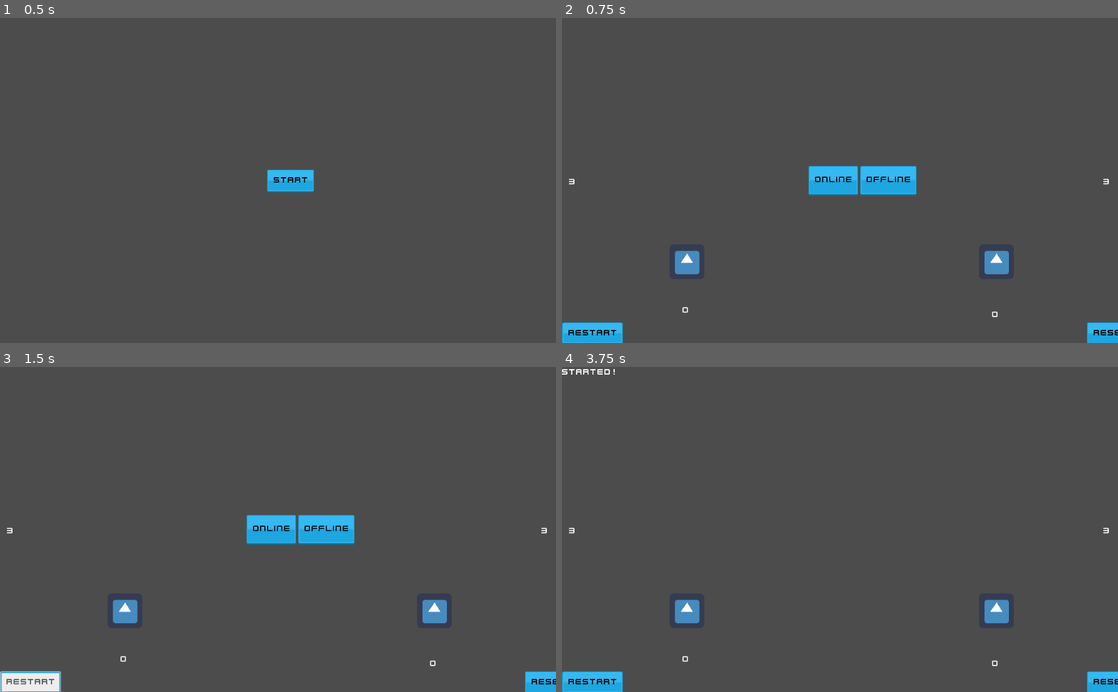
Above: before the commit, frames 1-4 (two rows, left to right).
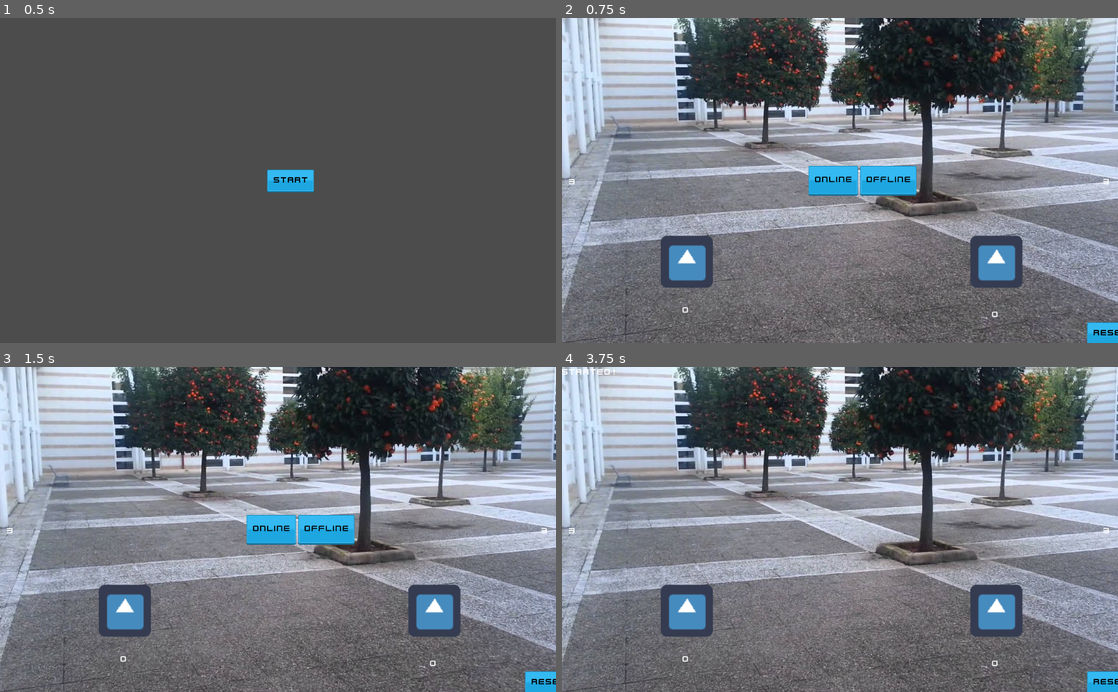
Above: after the commit, the same moments.

Repository: FrachLouz/Project_UCOFighters
Game: Godot game, scene res://src/StartScreen.tscn
Same seed, same stepped clock (60 frames per second), same inputs: the game is played once before the commit and once after it. The engine's default icon, where the game draws it, is replaced by a stand-in: a white triangle on a blue panel in a dark square.
Inputs (mouse positions are in pixels of both pictures, inside the frame that each line leads up to):
- Up to frame 1 (0.5 s): no input
- Up to frame 2 (0.75 s): click "START" at 0.5 s
- Up to frame 3 (1.5 s): click (27, 682) at 1.25 s, where only the run before the commit has a clickable "Restart"
- Up to frame 4 (3.75 s): click (589, 682) at 2 s, where only the run before the commit has a clickable "Restart"; click (589, 682) at 2.75 s, where only the run before the commit has a clickable "Restart"; click "OFFLINE" at 3.5 s

Frame 1 is identical in both runs. In frame 2, 83% of the frame differs, in the area x 0-100%, y 0-100%; in frame 3, 83%; in frame 4, 85%.

Commit message:
Retoques a la framedata

Diff:
--- a/project.godot
+++ b/project.godot
@@ -40,6 +40,10 @@
 
 SyncManager="*res://addons/godot-rollback-netcode/SyncManager.gd"
 SyncDebugger="*res://addons/godot-rollback-netcode/SyncDebugger.gd"
+
+[display]
+
+window/stretch/mode="viewport"
 
 [editor_plugins]
 
--- a/src/Attacks/Kick.tscn
+++ b/src/Attacks/Kick.tscn
@@ -5,26 +5,26 @@
 [ext_resource path="res://icon.png" type="Texture" id=3]
 
 [sub_resource type="RectangleShape2D" id=1]
-extents = Vector2( 46, 62 )
+extents = Vector2( 114, 99 )
 
 [node name="Kick" type="Area2D" groups=["hurtbox", "network_sync"]]
 script = ExtResource( 2 )
 
 [node name="AttackVisualBox" type="Sprite" parent="."]
-position = Vector2( 47, -61.75 )
-scale = Vector2( 1.46875, 1.94531 )
+position = Vector2( 116, -98.75 )
+scale = Vector2( 3.625, 3.10156 )
 texture = ExtResource( 3 )
 
 [node name="StartupTimer" type="Node" parent="."]
 script = ExtResource( 1 )
-wait_ticks = 15
+wait_ticks = 11
 
 [node name="KickTimer" type="Node" parent="."]
 script = ExtResource( 1 )
 wait_ticks = 35
 
 [node name="HurtboxCollision" type="CollisionShape2D" parent="."]
-position = Vector2( 47, -62 )
+position = Vector2( 115, -99 )
 shape = SubResource( 1 )
 
 [connection signal="timeout" from="StartupTimer" to="." method="_on_StartupTimer_timeout"]
--- a/src/Attacks/KickHitbox.gd
+++ b/src/Attacks/KickHitbox.gd
@@ -2,7 +2,6 @@
 
 onready var host_player = get_tree().get_root().get_node("Main/HostPlayer").get_path()
 onready var active_timer = $ActiveTimer
-onready var sprite_width = $AttackVisualBox.texture.get_width() * $AttackVisualBox.scale.x
 
 var player_path = null
 var killing_blow = true
@@ -14,8 +13,8 @@
 	if not data['inverse']:
 		global_position = data['position']
 	else:
-		global_position = Vector2(data['position'].x + abs(data['offset']-sprite_width), data['position'].y)
-
+		global_position = Vector2(data['position'].x + abs(data['offset']), data['position'].y)
+		scale.x = -1
 	active_timer.start()
 
 func _network_process(input:Dictionary):
--- a/src/Attacks/KickHitbox.tscn
+++ b/src/Attacks/KickHitbox.tscn
@@ -5,14 +5,14 @@
 [ext_resource path="res://src/Attacks/KickHitbox.gd" type="Script" id=3]
 
 [sub_resource type="RectangleShape2D" id=1]
-extents = Vector2( 39.5, 47 )
+extents = Vector2( 130.5, 137 )
 
 [node name="KickHitbox" type="Area2D" groups=["hitbox", "network_sync"]]
 script = ExtResource( 3 )
 
 [node name="AttackVisualBox" type="Sprite" parent="."]
-position = Vector2( 39, -46 )
-scale = Vector2( 1.21875, 1.46875 )
+position = Vector2( 130.812, -136.113 )
+scale = Vector2( 4.06836, 4.27771 )
 texture = ExtResource( 2 )
 
 [node name="ActiveTimer" type="Node" parent="."]
@@ -20,7 +20,7 @@
 wait_ticks = 2
 
 [node name="HitboxCollision" type="CollisionShape2D" parent="."]
-position = Vector2( 38.5, -46 )
+position = Vector2( 129.5, -136 )
 shape = SubResource( 1 )
 
 [connection signal="timeout" from="ActiveTimer" to="." method="_on_ActiveTimer_timeout"]
--- a/src/Attacks/Punch.tscn
+++ b/src/Attacks/Punch.tscn
@@ -7,14 +7,14 @@
 [sub_resource type="GDScript" id=1]
 
 [sub_resource type="RectangleShape2D" id=2]
-extents = Vector2( 83.5, 17.5 )
+extents = Vector2( 105.5, 26.5 )
 
 [node name="Punch" type="Area2D" groups=["hurtbox", "network_sync"]]
 script = ExtResource( 1 )
 
 [node name="AttackVisualBox" type="Sprite" parent="."]
-position = Vector2( 84, 0 )
-scale = Vector2( 2.625, 0.546875 )
+position = Vector2( 105.5, -7.75 )
+scale = Vector2( 3.29688, 0.789062 )
 texture = ExtResource( 3 )
 script = SubResource( 1 )
 
@@ -27,7 +27,7 @@
 wait_ticks = 25
 
 [node name="HurtboxCollision" type="CollisionShape2D" parent="."]
-position = Vector2( 84.5, 1.5 )
+position = Vector2( 106.5, -7.5 )
 shape = SubResource( 2 )
 
 [connection signal="timeout" from="StartupTimer" to="." method="_on_StartupTimer_timeout"]
--- a/src/Attacks/PunchHitbox.gd
+++ b/src/Attacks/PunchHitbox.gd
@@ -2,7 +2,6 @@
 
 onready var host_player = get_tree().get_root().get_node("Main/HostPlayer").get_path()
 onready var active_timer = $ActiveTimer
-onready var sprite_width = $AttackVisualBox.texture.get_width() * $AttackVisualBox.scale.x
 
 var player_path = null
 var killing_blow = false
@@ -14,8 +13,8 @@
 	if not data['inverse']:
 		global_position = data['position']
 	else:
-		global_position = Vector2(data['position'].x + abs(data['offset']-sprite_width), data['position'].y)
-
+		global_position = Vector2(data['position'].x + data['offset'], data['position'].y)
+		scale.x = -1
 	active_timer.start()
 
 func _network_process(input:Dictionary):
--- a/src/Attacks/PunchHitbox.tscn
+++ b/src/Attacks/PunchHitbox.tscn
@@ -5,23 +5,23 @@
 [ext_resource path="res://icon.png" type="Texture" id=3]
 
 [sub_resource type="RectangleShape2D" id=1]
-extents = Vector2( 76, 15.5 )
+extents = Vector2( 108.5, 27 )
 
 [node name="PunchHitbox" type="Area2D" groups=["hitbox", "network_sync"]]
 script = ExtResource( 1 )
 
 [node name="ActiveTimer" type="Node" parent="."]
 script = ExtResource( 2 )
-wait_ticks = 2
+wait_ticks = 7
 
 [node name="AttackVisualBox" type="Sprite" parent="."]
-position = Vector2( 76.5, 0.5 )
-scale = Vector2( 2.39062, 0.5 )
+position = Vector2( 108.5, -11.75 )
+scale = Vector2( 3.39062, 0.882812 )
 z_index = 1
 texture = ExtResource( 3 )
 
 [node name="HitboxCollision" type="CollisionShape2D" parent="."]
-position = Vector2( 76, 0.5 )
+position = Vector2( 108.5, -11 )
 shape = SubResource( 1 )
 
 [connection signal="timeout" from="ActiveTimer" to="." method="_on_ActiveTimer_timeout"]
--- a/src/Main.gd
+++ b/src/Main.gd
@@ -110,10 +110,6 @@
 	SyncManager.start()
 	$ClientPlayer.input_prefix = "player2_"
 
-
-func _on_RestartButton_pressed():
-	restart_game()
-
 func restart_game():
 	yield(get_tree().create_timer(0.2), "timeout")
 	$ClientPlayer.reset()
--- a/src/Main.tscn
+++ b/src/Main.tscn
@@ -1,8 +1,9 @@
-[gd_scene load_steps=5 format=2]
+[gd_scene load_steps=6 format=2]
 
 [ext_resource path="res://src/Main.gd" type="Script" id=1]
 [ext_resource path="res://src/Player/Player.tscn" type="PackedScene" id=2]
 [ext_resource path="res://src/Wall/Wall.tscn" type="PackedScene" id=3]
+[ext_resource path="res://maxresdefault-750769485.jpg" type="Texture" id=4]
 [ext_resource path="res://themes/kenneyUI-blue.tres" type="Theme" id=5]
 
 [node name="Main" type="Node2D"]
@@ -119,13 +120,6 @@
 margin_left = -106.0
 margin_bottom = 14.0
 text = "Regaining Sync..."
-
-[node name="RestartButton" type="Button" parent="CanvasLayer"]
-anchor_top = 1.0
-anchor_bottom = 1.0
-margin_top = -38.251
-margin_right = 66.3241
-text = "Restart"
 
 [node name="WinScreenLabel" type="Label" parent="CanvasLayer"]
 visible = false
@@ -196,12 +190,18 @@
 [node name="Wall2" parent="." instance=ExtResource( 3 )]
 position = Vector2( 1025, -2 )
 
+[node name="BackGround" type="CanvasLayer" parent="."]
+layer = -1
+
+[node name="BackGroundSprite" type="Sprite" parent="BackGround"]
+position = Vector2( 521, 247 )
+texture = ExtResource( 4 )
+
 [connection signal="pressed" from="CanvasLayer/MainMenu/OnlineButton" to="." method="_on_OnlineButton_pressed"]
 [connection signal="pressed" from="CanvasLayer/MainMenu/OfflineButton" to="." method="_on_OfflineButton_pressed"]
 [connection signal="pressed" from="CanvasLayer/ConnectionPanel/GridContainer/HostButton" to="." method="_on_HostButton_pressed"]
 [connection signal="pressed" from="CanvasLayer/ConnectionPanel/GridContainer/ClientButton" to="." method="_on_ClientButton_pressed"]
 [connection signal="pressed" from="CanvasLayer/ResetButton" to="." method="_on_ResetButton_pressed"]
-[connection signal="pressed" from="CanvasLayer/RestartButton" to="." method="_on_RestartButton_pressed"]
 [connection signal="game_lost" from="HostPlayer" to="." method="_on_HostPlayer_game_lost"]
 [connection signal="update_shield" from="HostPlayer" to="." method="_on_HostPlayer_update_shield"]
 [connection signal="game_lost" from="ClientPlayer" to="." method="_on_ClientPlayer_game_lost"]
--- a/src/Match.tscn
+++ b/src/Match.tscn
@@ -1,7 +1,6 @@
-[gd_scene load_steps=5 format=2]
+[gd_scene load_steps=4 format=2]
 
 [ext_resource path="res://src/Wall/Wall.tscn" type="PackedScene" id=1]
-[ext_resource path="res://maxresdefault-750769485.jpg" type="Texture" id=2]
 [ext_resource path="res://src/Player/Player.tscn" type="PackedScene" id=3]
 [ext_resource path="res://src/Match.gd" type="Script" id=4]
 
@@ -13,13 +12,6 @@
 [node name="Wall2" parent="." instance=ExtResource( 1 )]
 position = Vector2( 1025, -2 )
 
-[node name="BackGround" type="CanvasLayer" parent="."]
-layer = -1
-
-[node name="BackGroundSprite" type="Sprite" parent="BackGround"]
-position = Vector2( 521, 247 )
-texture = ExtResource( 2 )
-
 [node name="HostPlayer" parent="." instance=ExtResource( 3 )]
 position = Vector2( 230, 450 )
 
--- a/src/Player/Player.gd
+++ b/src/Player/Player.gd
@@ -8,6 +8,7 @@
 onready var hurtbox_shape = $HurtboxArea
 onready var hitstun_timer = $HitstunTimer
 onready var blockstun_timer = $BlockstunTimer
+onready var slide_timer = $SlideTimer
 onready var main = get_tree().get_root().get_node("Main")
 onready var player_path = self.get_path()
 
@@ -23,6 +24,8 @@
 var is_blockstun = false
 var is_blocking = false
 var shield_count = 3
+
+var sliding = false
 
 func _ready() -> void:
 	SyncManager.connect("scene_spawned", self, "_on_SyncManager_scene_spawned")
@@ -60,10 +63,17 @@
 			SyncManager.spawn("Punch", get_parent(), Punch, { position = global_position, player = self})
 
 		if input.get("attack", false) && is_cancelable:
+			slide()
 			SyncManager.spawn("Kick", get_parent(), Kick, {position = global_position, player = self})
 
 		if not _will_collide(motion) && not is_lock && not is_lock_kick && not is_hitstun && not is_blockstun:
 			position += motion
+
+		if sliding:
+			if player_path == "/root/Main/HostPlayer":
+				position += Vector2(1,0) * speed
+			else:
+				position += Vector2(-1,0) * speed
 
 func _will_collide(motion: Vector2) -> bool:
 	var space_state = get_world_2d().direct_space_state
@@ -72,7 +82,7 @@
 	var params = Physics2DShapeQueryParameters.new()
 	params.set_shape(shape)
 	params.set_transform(Transform2D(0, global_position + motion))
-	params.set_margin(0.2)
+	params.set_margin(15)
 	params.exclude = [self]
 
 	var result = space_state.intersect_shape(params, 1)
@@ -163,3 +173,10 @@
 func modify_shield(value: int):
 	shield_count += value
 	emit_signal("update_shield")
+
+func slide():
+	sliding = true
+	slide_timer.start()
+
+func _on_SlideTimer_timeout():
+	sliding = false
--- a/src/Player/Player.tscn
+++ b/src/Player/Player.tscn
@@ -15,10 +15,12 @@
 script = ExtResource( 1 )
 
 [node name="Sprite" type="Sprite" parent="."]
+scale = Vector2( 1.5, 1.5 )
 texture = ExtResource( 3 )
 
 [node name="CollisionShape2D" type="CollisionShape2D" parent="."]
 position = Vector2( -0.5, -0.5 )
+scale = Vector2( 1.5, 1.5 )
 shape = SubResource( 1 )
 one_way_collision = true
 
@@ -27,6 +29,7 @@
 
 [node name="HurtboxCollisionShape" type="CollisionShape2D" parent="HurtboxArea"]
 position = Vector2( -0.5, -0.5 )
+scale = Vector2( 1.5, 1.5 )
 shape = SubResource( 2 )
 
 [node name="HitstunTimer" type="Node" parent="."]
@@ -37,6 +40,11 @@
 script = ExtResource( 2 )
 wait_ticks = 30
 
+[node name="SlideTimer" type="Node" parent="."]
+script = ExtResource( 2 )
+wait_ticks = 5
+
 [connection signal="game_lost" from="." to="." method="_on_Player_game_lost"]
 [connection signal="timeout" from="HitstunTimer" to="." method="_on_HitstunTimer_timeout"]
 [connection signal="timeout" from="BlockstunTimer" to="." method="_on_BlockstunTimer_timeout"]
+[connection signal="timeout" from="SlideTimer" to="." method="_on_SlideTimer_timeout"]
